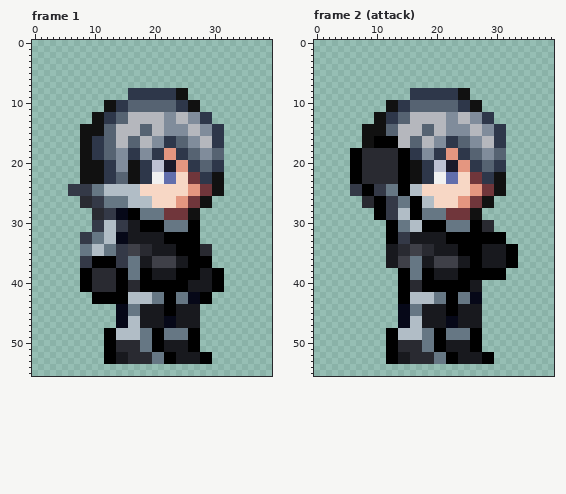
File history of a pixel-art file, ACCESSORIES PULL THIS/Arknights sprites/Frost/Player_Frost.aseprite. The first picture shows the starting point.
40x56 pixels, 20 frames. Colours within 5 levels of each other are drawn and written as one. Shown: frame 1, frame 2 (attack). The commit also changed other frames, which this record leaves out.
And afterwards:
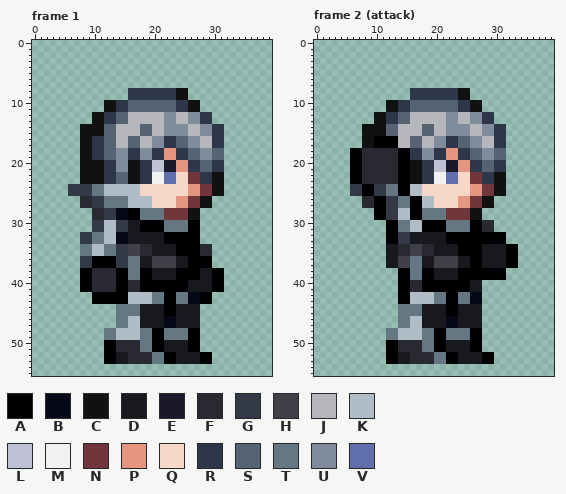
Palette (. is transparent): A #000000  B #060818  C #111111  D #18191e  E #1a192a  F #292a31  G #343947  H #3f4048  J #b5b7bd  K #b1bdc6  L #bdc1d3  M #f1f1f1  N #70363b  P #e49680  Q #f7d7c5  R #2e374a  S #566372  T #667784  U #808c9b  V #616eac
The edit:
{"where": "frame 1, layer \"legs\""}
{"frame":1,"y":44,"x":14,"old":"BB","new":"TT"}
{"frame":1,"y":45,"x":14,"old":"BB","new":"TT"}
{"frame":1,"y":46,"x":14,"old":"BB","new":"TT"}
{"frame":1,"y":47,"x":14,"old":"BB","new":"TT"}
{"frame":1,"y":48,"x":12,"old":"AA","new":"TT"}
{"frame":1,"y":49,"x":12,"old":"AA","new":"TT"}
{"where": "frame 2 (attack), layer \"legs\""}
{"frame":2,"y":44,"x":14,"old":"BB","new":"TT"}
{"frame":2,"y":45,"x":14,"old":"BB","new":"TT"}
{"frame":2,"y":46,"x":14,"old":"BB","new":"TT"}
{"frame":2,"y":47,"x":14,"old":"BB","new":"TT"}
{"frame":2,"y":48,"x":12,"old":"AA","new":"TT"}
{"frame":2,"y":49,"x":12,"old":"AA","new":"TT"}
{"label":"changed","picture_box":[104,304,128,340]}
{"label":"changed","picture_box":[386,304,410,340]}
